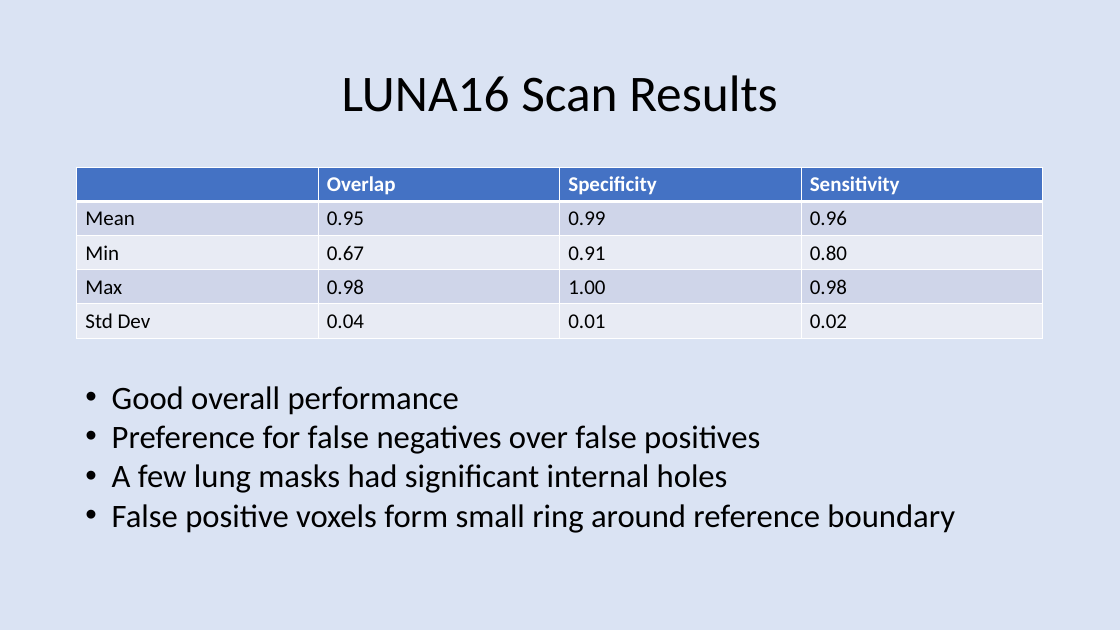
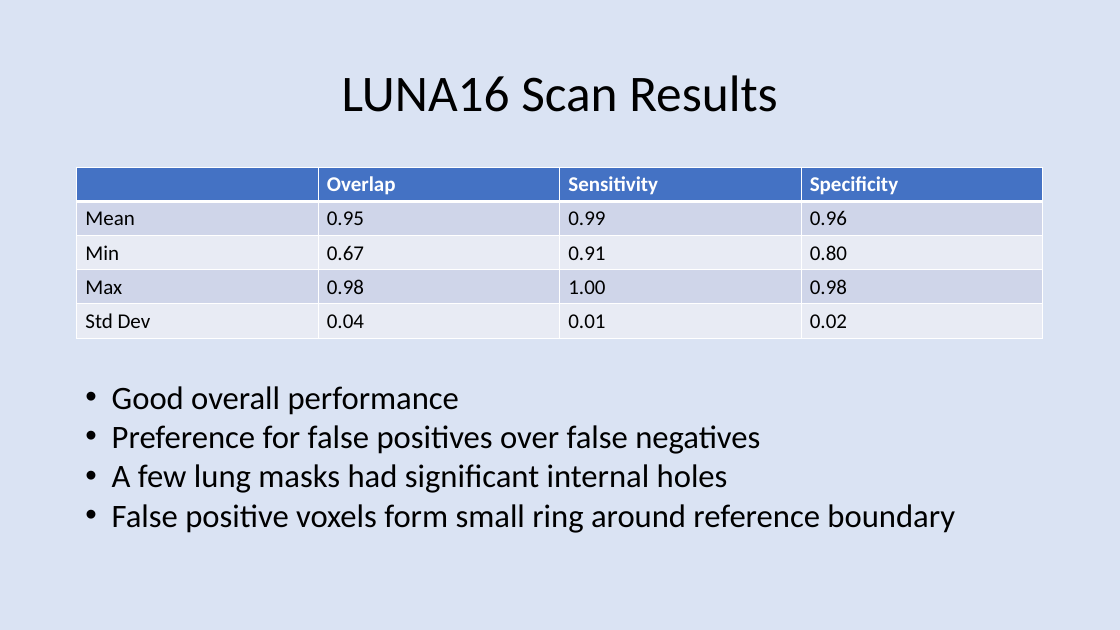
Before and after one commit to TerryGriffin/COMP.5230Project, a slide deck: slide 11 of doc/Presentation.pptx. Drawn at 1120x630 pixels with LibreOffice and Linux fonts; fonts in the diff are those of the drawing. Boxes give left, top, right and bottom in pixels: in the first picture for what was removed or moved away, otherwise in the second. Text is boxed around its words. In the diff, an @@ line names an element or a change of style, - is before the commit and + after.

Commit message:
fix results

```diff
--- a/doc/Presentation.pptx
+++ b/doc/Presentation.pptx
@@ table at bbox=[77, 168, 1045, 339] @@
-row 1, column 3: Specificity
+row 1, column 3: Sensitivity
-row 1, column 4: Sensitivity
+row 1, column 4: Specificity
@@ text at bbox=[112, 425, 760, 454]: text changed @@
-• Preference for false negatives over false positives
+• Preference for false positives over false negatives
```
Also in this commit, not shown: 1 other slide changed, 7 other files.
